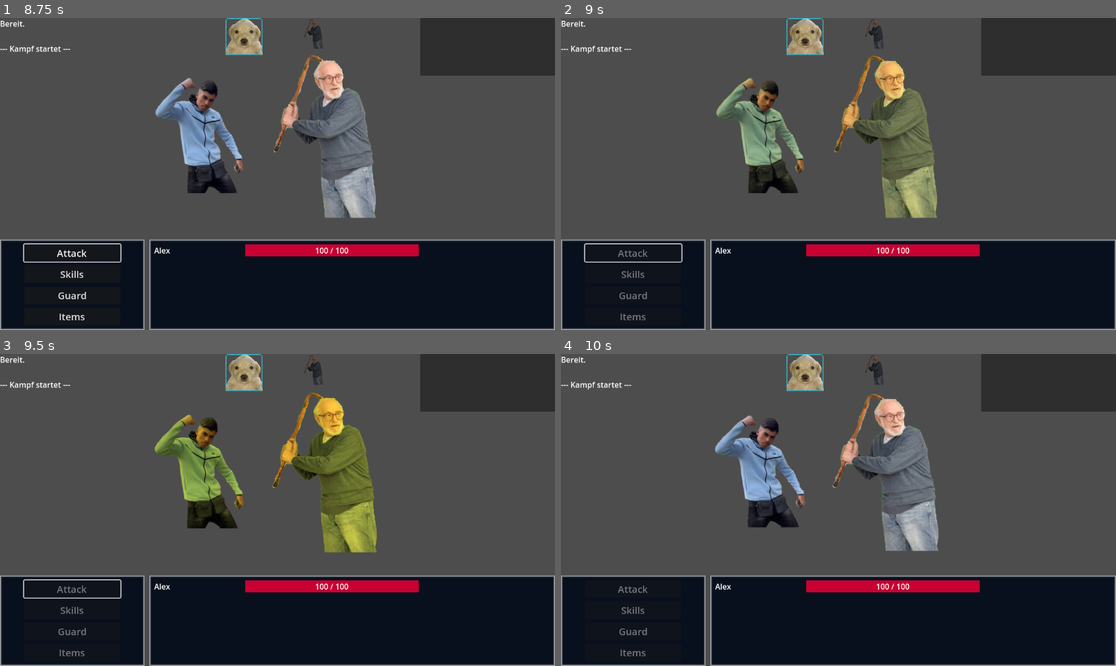
Above: before the commit, frames 1-4 (two rows, left to right).
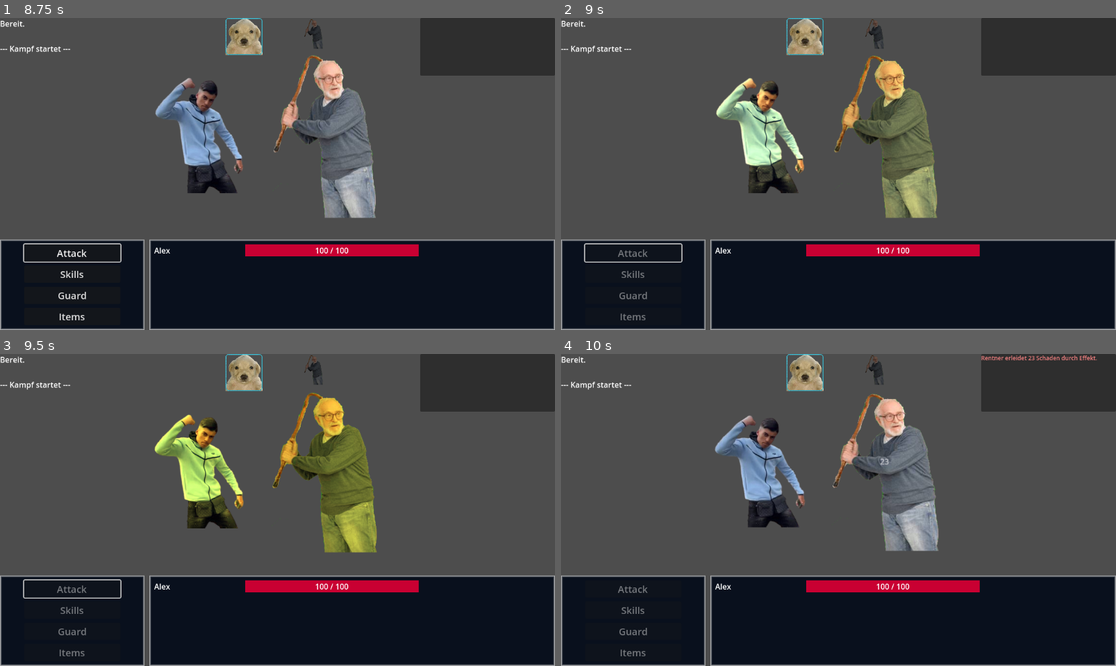
Above: after the commit, the same moments.

Repository: Marv0407/kotstulle-game
Game: Godot game, scene res://scenes/control.tscn
Same seed, same stepped clock (60 frames per second), same inputs: the game is played once before the commit and once after it. The engine's default icon, where the game draws it, is replaced by a stand-in: a white triangle on a blue panel in a dark square.
Inputs (mouse positions are in pixels of both pictures, inside the frame that each line leads up to):
- Up to frame 1 (8.75 s): click "Start New Game" at 0.5 s; click (77, 39) at 1.27 s; type "Alex" at 1.35 s; click "Hero" at 2 s; click "Starten" at 2.75 s; tap Enter (ui_accept) at 3.5, 3.77, 4.25, 4.52, 6.02, 6.77, 7.52 s; move the mouse to (399, 158) at 3.52 s; hold Right (ui_right) 3.53-4.28 s; click (399, 158) at 3.67 s; move the mouse to (166, 189) at 4.27 s; hold Down (ui_down) 4.28-5.03 s; move the mouse to (333, 105) at 5.02 s; hold Right (ui_right) 5.03-5.78 s; move the mouse to (249, 236) at 5.77 s; hold Up (ui_up) 5.78-6.53 s; click (249, 236) at 5.92 s; move the mouse to (444, 220) at 6.52 s; hold Left (ui_left) 6.53-8 s; move the mouse to (111, 127) at 7.27 s; click "Start Battle" at 8 s
- Up to frame 2 (9 s): click "Attack" at 8.75 s
- Up to frame 3 (9.5 s): no input
- Up to frame 4 (10 s): move the mouse to (866, 510) at 9.52 s; hold Down (ui_down) from 9.53 s (still down); click (866, 510) at 9.67 s

Frame 1 is identical in both runs. In frame 2, 2.2% of the frame differs, in the area x 27-44%, y 19-54%; in frame 3, 2.2%; in frame 4, 0.2%.
Error before the commit: Invalid access to property or key 'targeting' on a base object of type 'null instance'. (res://scripts/battle_manager.gd:272)

Commit message:
Add PlayerAttack damage effect and fix paths
Add a new DamageEffect resource (PlayerAttackDamage.tres) and wire it into PlayerAttack.tres: add the damage effect ext_resource, add manual enemy targeting ext_resource, update the effects array and load_steps. Also fix the resource path in scripts/battle_test.gd to load PlayerAttack from resources/Skills/PlayerSkills. These changes hook up the damage module and targeting for the player's basic attack and correct the previously-broken path.

Diff:
--- a/resources/Skills/PlayerSkills/PlayerAttack.tres
+++ b/resources/Skills/PlayerSkills/PlayerAttack.tres
@@ -1,11 +1,15 @@
-[gd_resource type="Resource" script_class="SkillData" load_steps=4 format=3 uid="uid://dgidyqwyuvip7"]
+[gd_resource type="Resource" script_class="SkillData" load_steps=6 format=3 uid="uid://dgidyqwyuvip7"]
 
 [ext_resource type="Script" uid="uid://cnf30h5gv0j2w" path="res://scripts/ResourceSkripts/SkillData/Modules/SkillEffect.gd" id="1_a24ol"]
+[ext_resource type="Resource" uid="uid://d3df7yininxbv" path="res://resources/Skills/PlayerSkills/PlayerAttackDamage.tres" id="2_4u1ds"]
 [ext_resource type="Script" uid="uid://d0ehdwbbf3lbd" path="res://scripts/ResourceSkripts/SkillData/Base/SkillData.gd" id="2_t3h3k"]
 [ext_resource type="PackedScene" uid="uid://gm8oertihbmx" path="res://scenes/HitEffect.tscn" id="3_4u1ds"]
+[ext_resource type="Resource" uid="uid://6al4fh4ltdkt" path="res://resources/Skills/Targeting/Manual_Enemy_Alive.tres" id="4_6hyxo"]
 
 [resource]
 script = ExtResource("2_t3h3k")
+targeting = ExtResource("4_6hyxo")
+effects = Array[ExtResource("1_a24ol")]([ExtResource("2_4u1ds")])
 vfx_scene = ExtResource("3_4u1ds")
 visible_in_menu = false
 metadata/_custom_type_script = "uid://d0ehdwbbf3lbd"
--- /dev/null
+++ b/resources/Skills/PlayerSkills/PlayerAttackDamage.tres
@@ -0,0 +1,7 @@
+[gd_resource type="Resource" script_class="DamageEffect" load_steps=2 format=3 uid="uid://d3df7yininxbv"]
+
+[ext_resource type="Script" uid="uid://dlcgln540345m" path="res://scripts/ResourceSkripts/SkillData/Modules/DamageEffect.gd" id="1_y1lca"]
+
+[resource]
+script = ExtResource("1_y1lca")
+metadata/_custom_type_script = "uid://dlcgln540345m"
--- a/scripts/battle_test.gd
+++ b/scripts/battle_test.gd
@@ -14,7 +14,7 @@
 	start_battle_btn.hide()
 
 func _on_basic_attack_pressed() -> void:
-	var skill = load("res://resources/PlayerSkills/PlayerAttack.tres")
+	var skill = load("res://resources/Skills/PlayerSkills/PlayerAttack.tres")
 	battle_manager.start_target_selection(battle_manager.get_current_actor(), skill)
 
 func _on_button_pressed() -> void:
